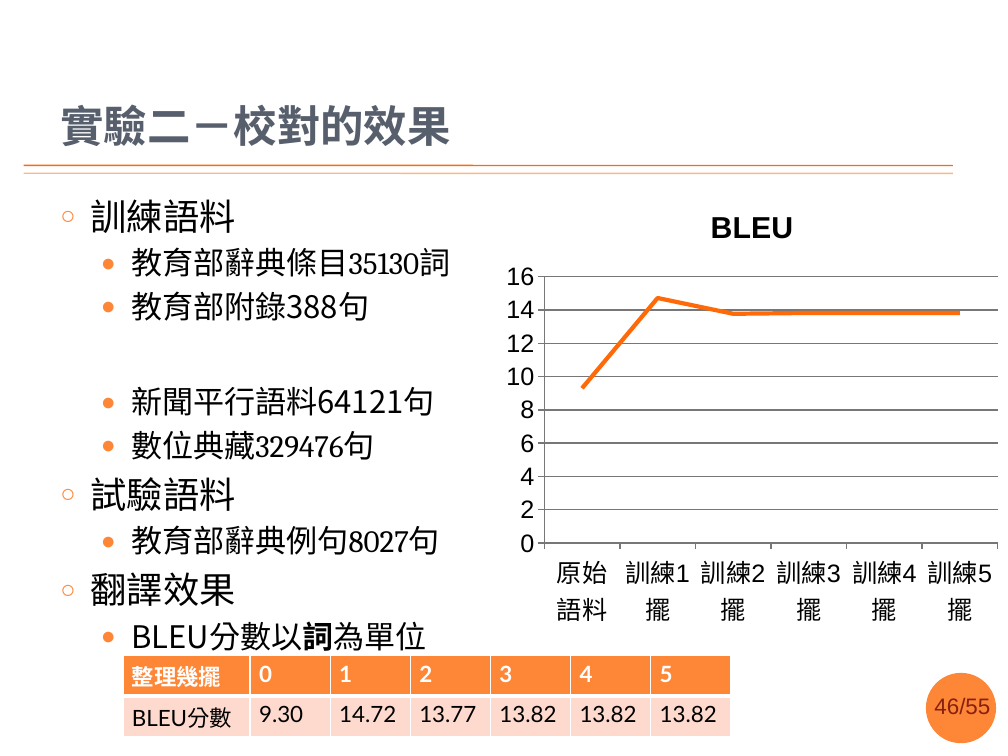
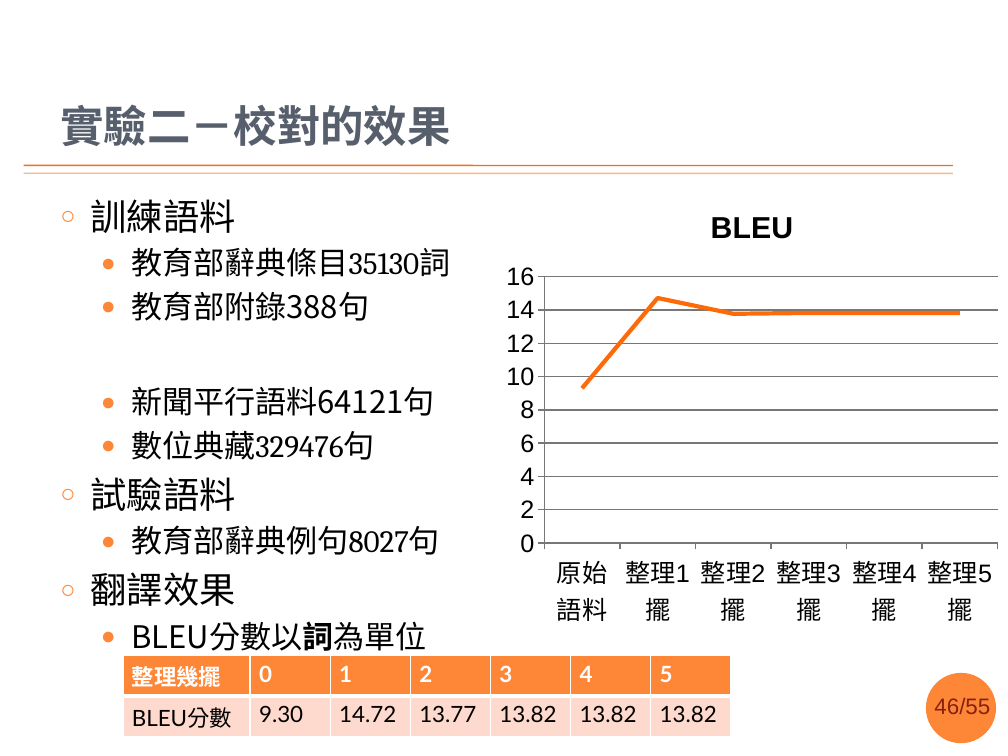
Before and after one commit to sih4sing5hong5/po3-ko3_tau5-iann2-phinn3, a slide deck: slide 46 of 翻譯報告.pptx. Drawn at 1008x756 pixels with LibreOffice and Linux fonts; fonts in the diff are those of the drawing; background and template pictures are left out. Boxes give left, top, right and bottom in pixels: in the first picture for what was removed or moved away, otherwise in the second. Text is boxed around its words. In the diff, an @@ line names an element or a change of style, - is before the commit and + after.

```diff
--- a/翻譯報告.pptx
+++ b/翻譯報告.pptx
@@ line chart at (496, 187, 1008, 635) @@
-categories: 原始語料, 訓練1擺, 訓練2擺, 訓練3擺, 訓練4擺, 訓練5擺
+categories: 原始語料, 整理1擺, 整理2擺, 整理3擺, 整理4擺, 整理5擺
```
Also in this commit, not shown: 4 other slides changed, 1 other file.
